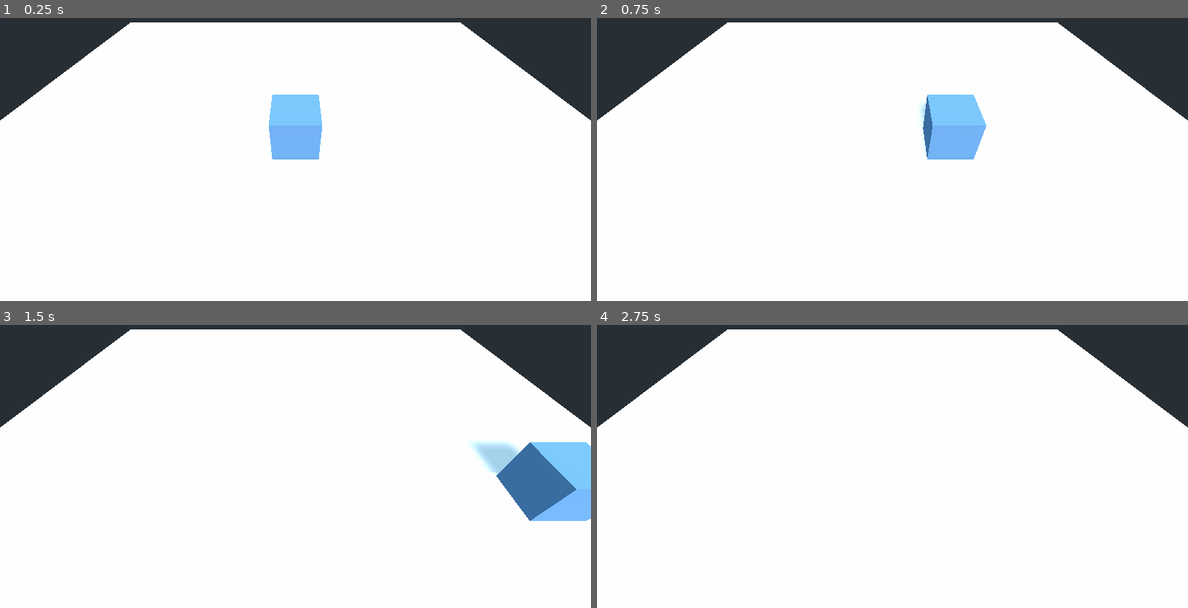
Above: before the commit, frames 1-4 (two rows, left to right).
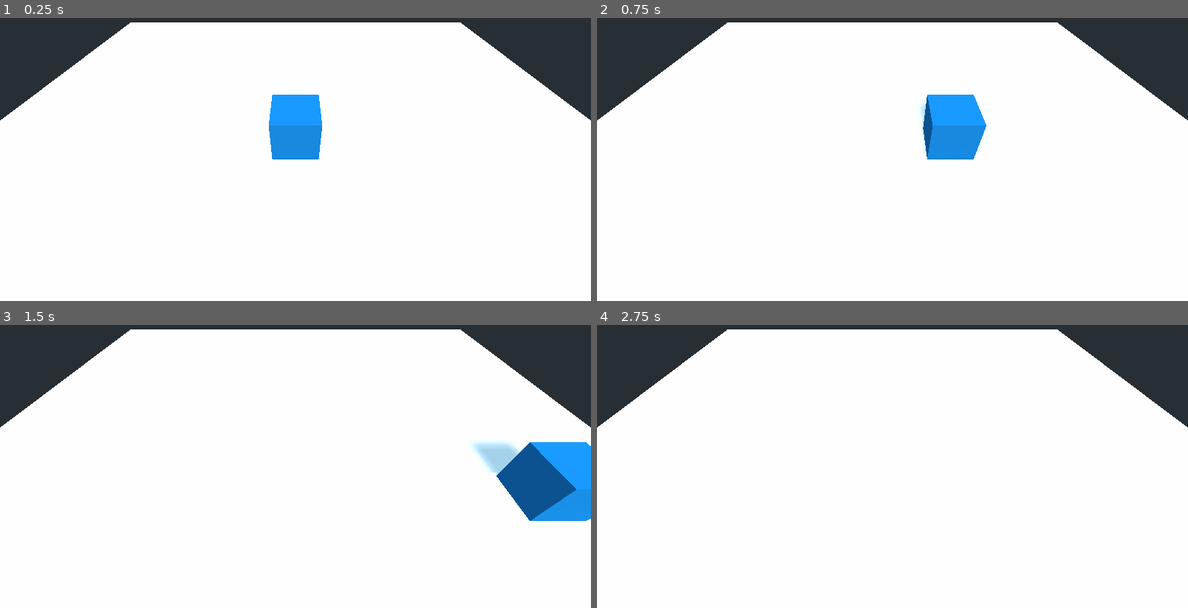
Above: after the commit, the same moments.

Repository: msanatan/GodotBuildExample
Game: Godot game, scene res://Main.tscn
Same seed, same stepped clock (60 frames per second), same inputs: the game is played once before the commit and once after it.
Inputs:
- Up to frame 1 (0.25 s): no input
- Up to frame 2 (0.75 s): tap Enter at 0.5 s; hold Right (move_right) from 0.53 s (still down)
- Up to frame 3 (1.5 s): tap Space (jump) at 0.77 s; release Right (move_right) at 1.28 s; hold Down (move_back) from 1.28 s (still down)
- Up to frame 4 (2.75 s): tap Space (jump) at 1.52 s; release Down (move_back) at 2.03 s; hold Right (move_right) from 2.03 s (still down)

The runs differ from the first frame. In frame 1, 1.9% of the frame differs, in the area x 45-55%, y 27-50%; in frame 2, 2.1%; in frame 3, 3.7%, in the area x 84-100%, y 41-70%; in frame 4, nothing differs.

Commit message:
Update player colour
This is how we know butler worked correctly

Diff:
--- a/Player.tscn
+++ b/Player.tscn
@@ -7,7 +7,7 @@
 [sub_resource type="CubeMesh" id=4]
 
 [sub_resource type="SpatialMaterial" id=6]
-albedo_color = Color( 0.458824, 0.682353, 0.901961, 1 )
+albedo_color = Color( 0.0156863, 0.517647, 0.819608, 1 )
 
 [node name="Player" type="KinematicBody"]
 transform = Transform( 2, 0, 0, 0, 2, 0, 0, 0, 2, 0, 0, 0 )
